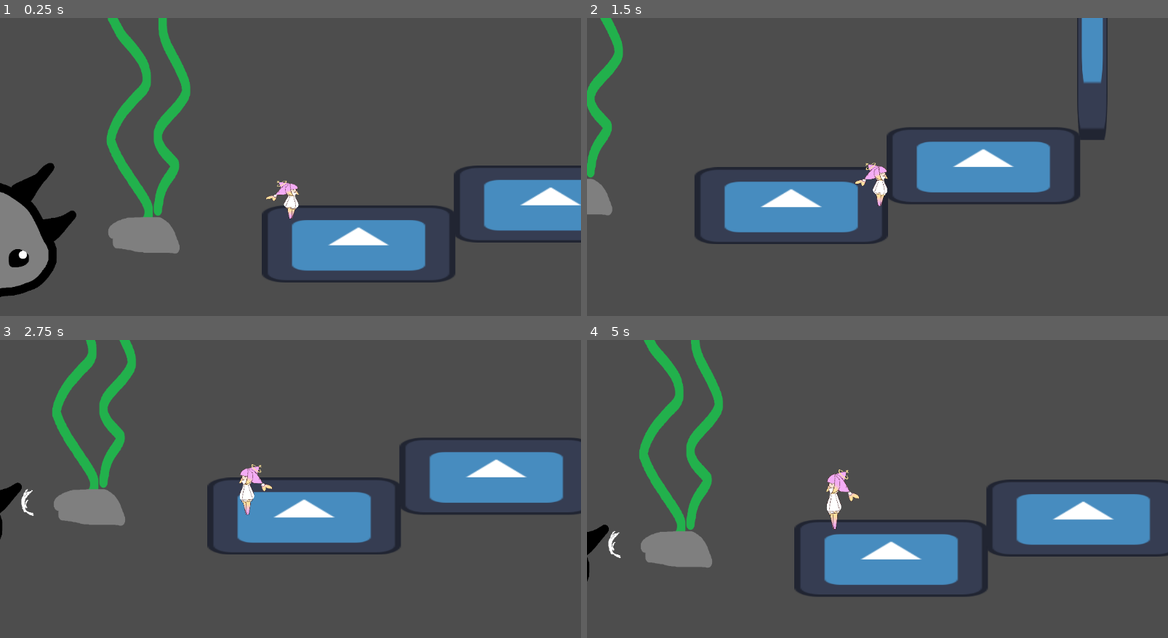
Above: before the commit, frames 1-4 (two rows, left to right).
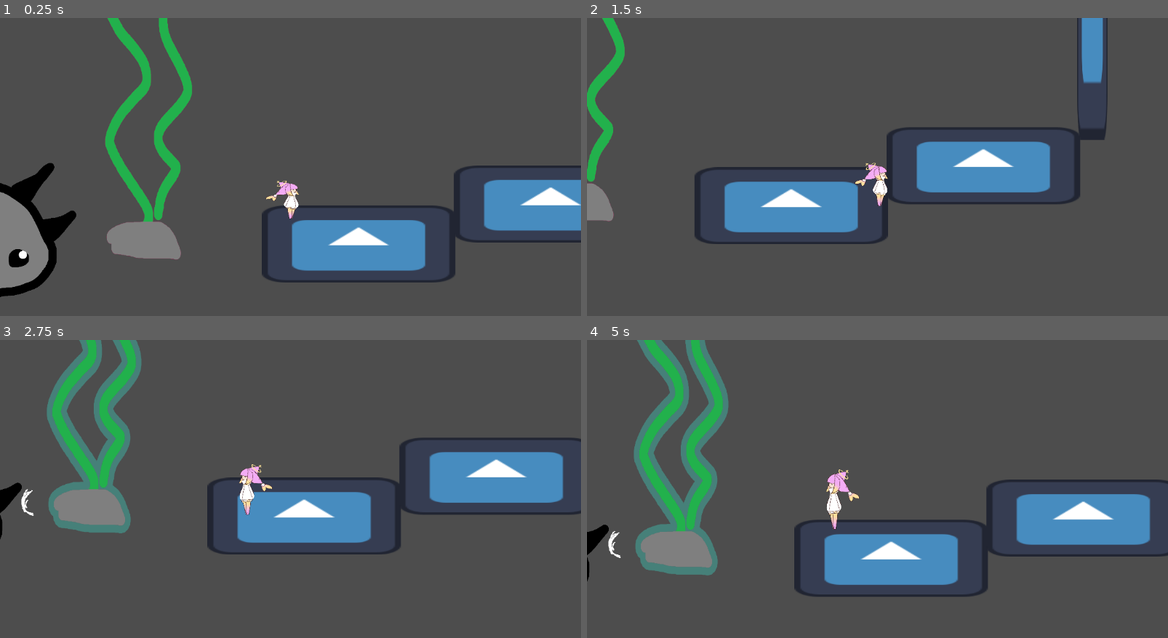
Above: after the commit, the same moments.

Repository: maedi05/whale-game-prototype
Game: Godot game, scene res://Scenes/test_level_1.tscn
Same seed, same stepped clock (60 frames per second), same inputs: the game is played once before the commit and once after it. The engine's default icon, where the game draws it, is replaced by a stand-in: a white triangle on a blue panel in a dark square.
Inputs (mouse positions are in pixels of both pictures, inside the frame that each line leads up to):
- Up to frame 1 (0.25 s): no input
- Up to frame 2 (1.5 s): move the mouse to (1005, 164) at 0.52 s; hold D (right) from 0.53 s (still down); tap Ctrl (dash) at 0.6 s; tap Space (jump) at 0.77 s; move the mouse to (761, 196) at 1.27 s; tap Shift (run) at 1.35 s
- Up to frame 3 (2.75 s): tap Space (jump) at 1.52 s; move the mouse to (348, 432) at 2.02 s; release D (right) at 2.03 s; hold A (left) from 2.03 s (still down); click (348, 432) at 2.1 s
- Up to frame 4 (5 s): move the mouse to (848, 569) at 2.77 s; release A (left) at 2.78 s; hold D (right) 2.78-4.28 s; tap Ctrl (dash) at 2.85 s; tap Space (jump) at 3.02, 3.77, 4.52 s; move the mouse to (1051, 551) at 3.52 s; hold Shift (run) 3.53-4.28 s; move the mouse to (703, 453) at 4.27 s; hold A (left) from 4.28 s (still down); click (703, 453) at 4.35 s

The runs differ from the first frame. In frame 1, 1.2% of the frame differs, in the area x 18-34%, y 0-82%; in frame 2, 0.5%; in frame 3, 2.9%; in frame 4, 3.6%, in the area x 8-25%, y 0-80%.

Commit message:
Outline blink

Diff:
--- a/Scenes/water_plant.tscn
+++ b/Scenes/water_plant.tscn
@@ -6,6 +6,17 @@
 
 [sub_resource type="ShaderMaterial" id="ShaderMaterial_vum3w"]
 shader = ExtResource("2_ayx25")
+shader_parameter/blink_color = Color(8.278489e-06, 0.84232736, 0.631718, 1)
+shader_parameter/blink_intensity = 0.0
+shader_parameter/thickness = 28.2610013423975
+shader_parameter/ring_count = 16
+shader_parameter/ring_offset = 0.0
+shader_parameter/outline_color = Color(0.8764527, 0, 0.3647657, 1)
+shader_parameter/border_clipping_fix = true
+shader_parameter/aspect_ratio = 1.0
+shader_parameter/square_border = false
+shader_parameter/offset = Vector2(0, 0)
+shader_parameter/max_or_add = false
 
 [sub_resource type="CapsuleShape2D" id="CapsuleShape2D_vum3w"]
 radius = 16.0
--- a/Scripts/water_plant.gd
+++ b/Scripts/water_plant.gd
@@ -1,5 +1,10 @@
 extends Area2D
-
+@onready var sprite_2d: Sprite2D = $Sprite2D
 
 func _on_area_entered(_area: Area2D) -> void:
 	print('water plant detected')
+	var tween = get_tree().create_tween()
+	tween.tween_method(set_shader_blinkintensity, 1.0, 0.0, 0.5)
+
+func set_shader_blinkintensity(newValue : float):
+	sprite_2d.material.set_shader_parameter("blink_intensity", newValue)
--- a/Shader/blink_outline_shader.gdshader
+++ b/Shader/blink_outline_shader.gdshader
@@ -1 +1,78 @@
 shader_type canvas_item;
+render_mode unshaded;
+
+uniform vec4 blink_color : source_color;
+uniform float blink_intensity : hint_range(0.0, 1.0) = 0.0;
+
+uniform float thickness : hint_range(0.0, 100.0);
+uniform int ring_count : hint_range(1,128) = 16;
+uniform float ring_offset : hint_range(0.0, 1.0, 0.01);
+uniform vec4 outline_color : source_color;
+uniform bool border_clipping_fix = true;
+uniform float aspect_ratio : hint_range(0.1, 10.0, 0.01) = 1.0;
+uniform bool square_border = false;
+uniform vec2 offset;
+uniform bool max_or_add = false;
+
+void vertex(){
+	if (border_clipping_fix){
+		vec2 o = (UV * 2.0 - 1.0);
+		VERTEX += o * thickness - offset;
+		VERTEX.x *= 1.0 + (aspect_ratio-1.0) * (thickness * TEXTURE_PIXEL_SIZE.x) * 2.0;
+	}
+}
+
+vec2 square(float i){ // samples a square pattern
+	i *= 2.0;
+	return (vec2(
+		clamp(abs(mod(i,2.0)-1.0),0.25,0.75),
+		clamp(abs(mod(i+0.5,2.0)-1.0),0.25,0.75)
+		)-0.5)*4.0;
+}
+
+vec4 tex(sampler2D sampler, vec2 uv){
+	vec4 clr;
+	if (uv.x > 0.0 && uv.y > 0.0 && uv.x < 1.0 && uv.y < 1.0){ // bleeding texture sampling fix
+		clr = texture(sampler, uv);
+	}else{clr = vec4(0.0);}
+	return clr;
+}
+
+void fragment(){
+	vec2 o = offset / vec2(textureSize(TEXTURE, 0));
+	vec2 uv = UV;
+	uv -= vec2(0.5);
+	if (border_clipping_fix && blink_intensity > 0.0){
+		uv.x *= 1.0 + (aspect_ratio-1.0) * thickness * TEXTURE_PIXEL_SIZE.x * 2.0;
+		uv *= (1.0 + (thickness * TEXTURE_PIXEL_SIZE * 2.0));
+		uv -= o;
+		}
+	uv += vec2(0.5);
+	vec2 size = vec2(thickness) / vec2(textureSize(TEXTURE, 0));
+
+	vec4 sprite_color = tex(TEXTURE, uv);
+	float alpha = sprite_color.a;
+	float outline_alpha = 0.0;
+
+	if (square_border){
+		for(int i=0;i<ring_count;++i){
+			float r = float(i) / float(ring_count) + ring_offset;
+			outline_alpha = max(outline_alpha, texture(TEXTURE, uv + o + size * square(r) * vec2(aspect_ratio,1.0)).a * outline_color.a);
+		}
+	}else{
+		for(int i=0;i<ring_count;++i){
+			float r = float(i) * 3.14159 / float(ring_count) * 2.0 + ring_offset;
+			if (max_or_add){
+				outline_alpha = outline_alpha + tex(TEXTURE, uv + o + vec2(size.x * sin(r) * aspect_ratio, size.y * cos(r))).a * outline_color.a;
+			}else{
+				outline_alpha = max(outline_alpha, tex(TEXTURE, uv + o + vec2(size.x * sin(r) * aspect_ratio, size.y * cos(r))).a * outline_color.a);
+			}
+		}
+	}
+	outline_alpha = clamp(outline_alpha, 0.0, 1.0) * blink_intensity;
+	float final_alpha = max(sprite_color.a, outline_alpha);
+	vec3 final_outline_color = mix(outline_color.rgb, blink_color.rgb, blink_intensity);
+	vec3 final_color = mix(final_outline_color, sprite_color.rgb, sprite_color.a);
+
+	COLOR = vec4(final_color, final_alpha);
+}
